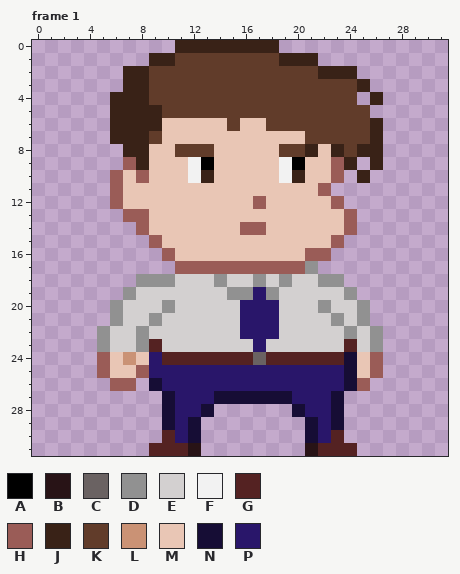
Pixel-art file -- art/Player.aseprite. This is how it looked before the edit.
32x32 pixels, 1 frame. Colours within 5 levels of each other are drawn and written as one. Shown: frame 1. The commit also changed other frames, which this record leaves out.
Palette (. is transparent): A #000000  B #281316  C #6a6262  D #919191  E #d3d0d0  F #f2f2f2  G #542222  H #9a5c57  J #392217  K #613c2a  L #ca9275  M #e9c6b5  N #160d35  P #29166a
Pixels before, frame 1, first column x 5:
 0 ......JJJJJJJJ........
 1 ....JJKKKKKKKKJJJ.....
 2 ..JJKKKKKKKKKKKKKJJJ..
 3 ..JJKKKKKKKKKKKKKKKKJ.
 4 .JJJKKKKKKKKKKKKKKKK.J
 5 .JJJJKKKKKKKKKKKKKKKK.
 6 .JJJJMMMMMKMMKKKKKKKKJ
 7 .JJJKMMMMMMMMMMMKKKKKJ
 8 ..JJMMKKKMMMMMKKJMJKJJ
 9 ..HJMMMFAMMMMMFAMMHJ.J
10 .HMHMMMFJMMMMMFJMMH.J.
11 .HMMMMMMMMMMMMMMMH....
12 .HMMMMMMMMMMHMMMMMH...
13 ..HHMMMMMMMMMMMMMMMH..
14 ...HMMMMMMMHHMMMMMMH..
15 ....HMMMMMMMMMMMMMH...
16 .....HMMMMMMMMMMHH....
17 ......HHHHHHHHHHD.....
18 ...DDDEEEDEEDEDEEDD...
19 ..DEEEEEEEDDPDEEEEED..
20 .DEEEDEEEEEPPPEEEDEED.
21 .DEEDEEEEEEPPPEEEEDED.
22 DEEDEEEEEEEPPPEEEEEDED
23 DEEDGEEEEEEEPEEEEEEGED
24 HMLMPGGGGGGGCGGGGGGNMH
25 HMMHPPPPPPPPPPPPPPPNMH
26 .HH.NPPPPPPPPPPPPPPNH.
27 .....NPPPNNNNNNPPPN...
28 .....NPPN......NPPN...
29 .....NPN........NPN...
30 .....GPN........NPG...
31 ....GGGB........BGGG..
Once edited:
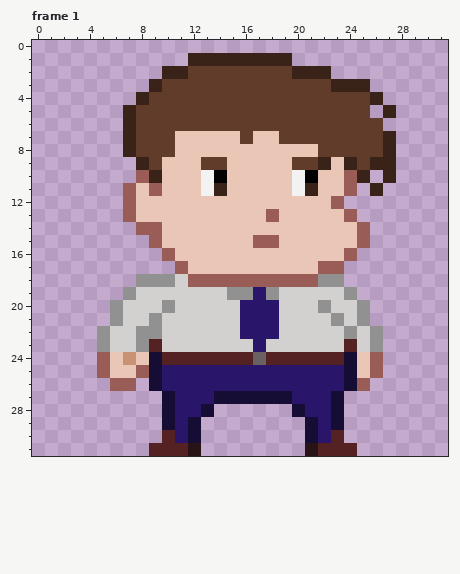
Changes in this commit:
Changed rows in their new state; - is an unchanged pixel.
Frame 1, layer "Layer 2":
first column x 6:
 0 -----........---------
 1 ---...JJJJJJJ-..------
 2 -...JJ--------JJ-..---
 3 -..J-------------JJ---
 4 ..-----------------K--
 5 .-KK-----------------J
 6 .-KKKKKKK-KK--------K-
 7 .-K-K-----K--KK-----KJ
 8 --KKKMMM-----MMMKK-KKJ
 9 -.-K--MKK----MKKJM-K-J
10 ..-J--MFA----MFA-MH--J
11 .H-H---FJ-----FJMMH-J-
12 .H---------M----------
13 --M---------H---------
14 ---H------MM------MH--
15 -----------HH----MMH--
16 ---------------MMMH---
17 ------MMMMMMMMMMHH----
18 ------HHHHHHHHHH------
first column x 9:
22 D
24 N
25 N
Changed places in both pictures, as pixel boxes (x1, y1, x2, y2):
changed: (110, 40, 396, 378)
